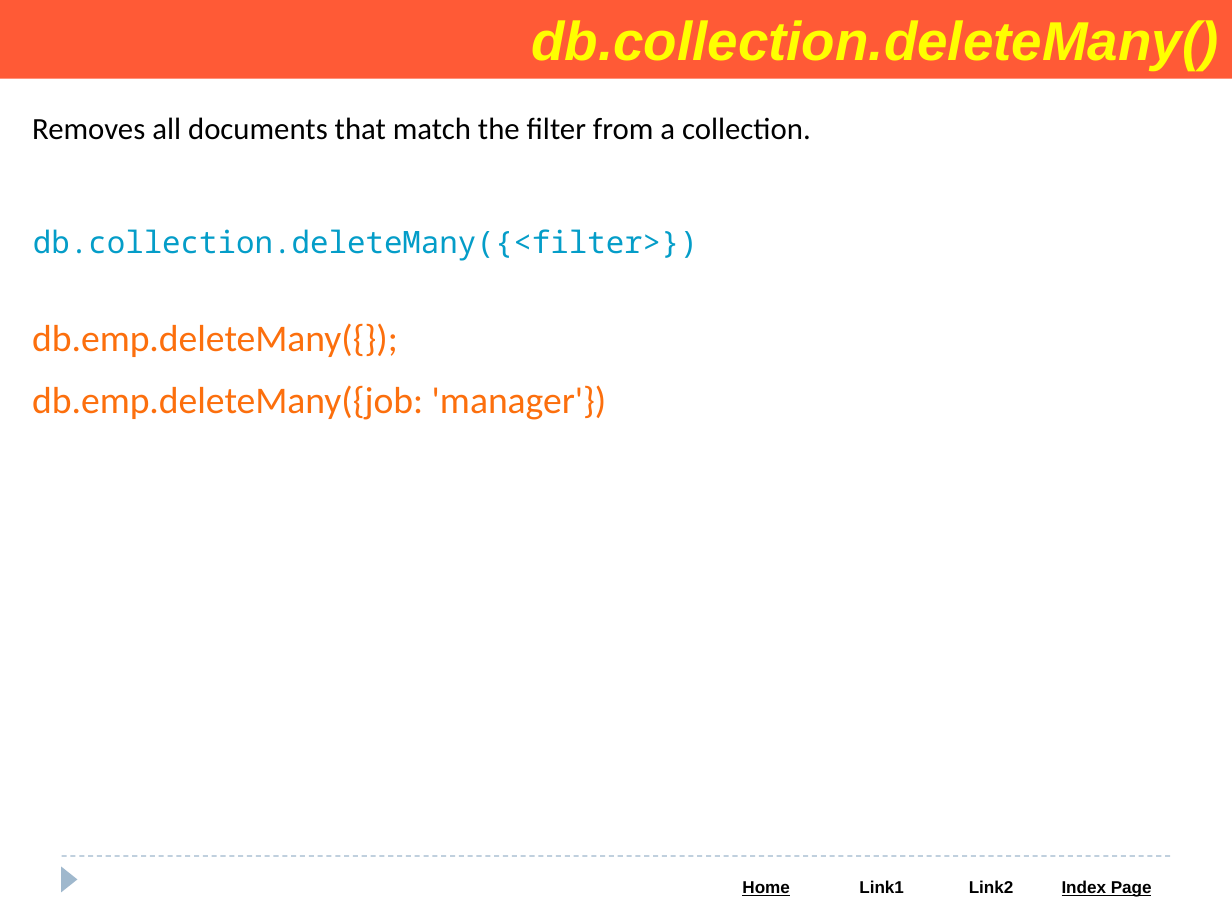
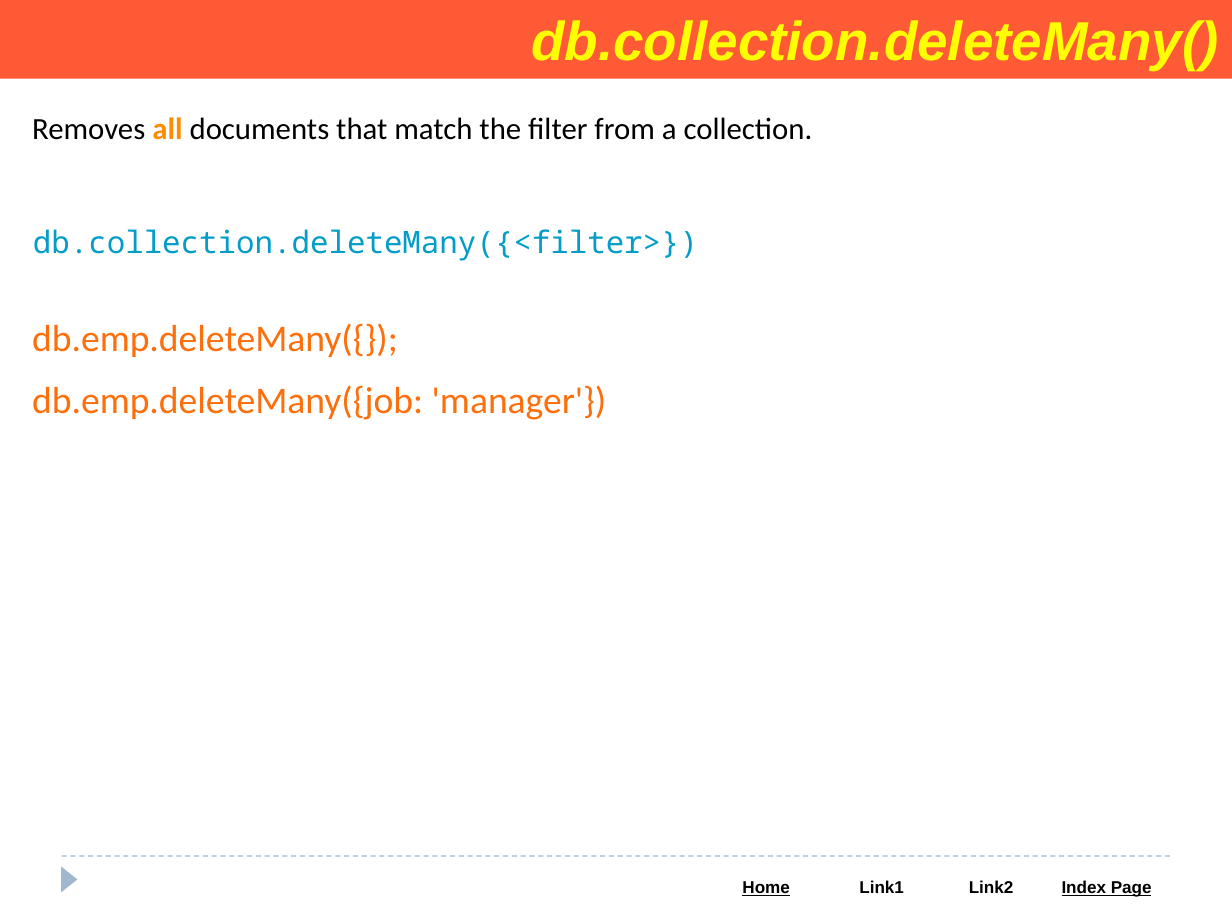
Before and after one commit to Saleel-Bagde/PPT-s, a slide deck: slide 85 of MongoDB PPT.pptx. Drawn at 1232x924 pixels with LibreOffice and Linux fonts; fonts in the diff are those of the drawing. Boxes give left, top, right and bottom in pixels: in the first picture for what was removed or moved away, otherwise in the second. Text is boxed around its words. In the diff, an @@ line names an element or a change of style, - is before the commit and + after.

```diff
--- a/MongoDB PPT.pptx
+++ b/MongoDB PPT.pptx
@@ text "Removes all documents that match ..." at box(32, 117, 813, 140): text colour #000000 to #FF8C00, bold on in "all" @@
```
Also in this commit, not shown: 5 other slides changed.
